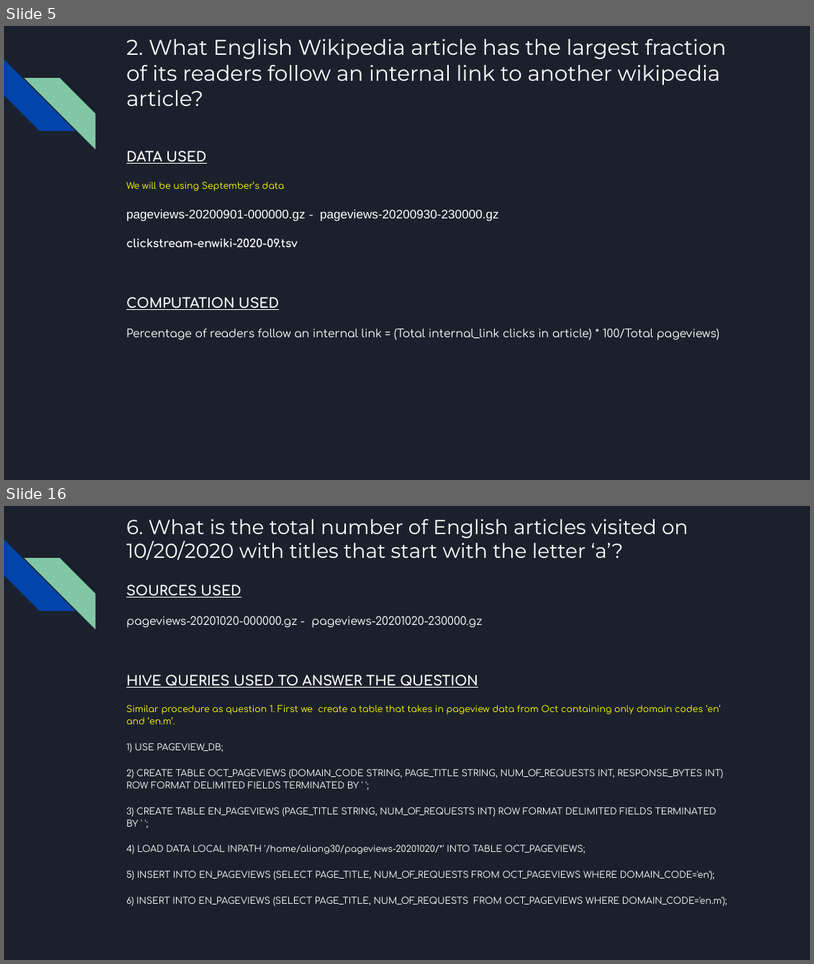
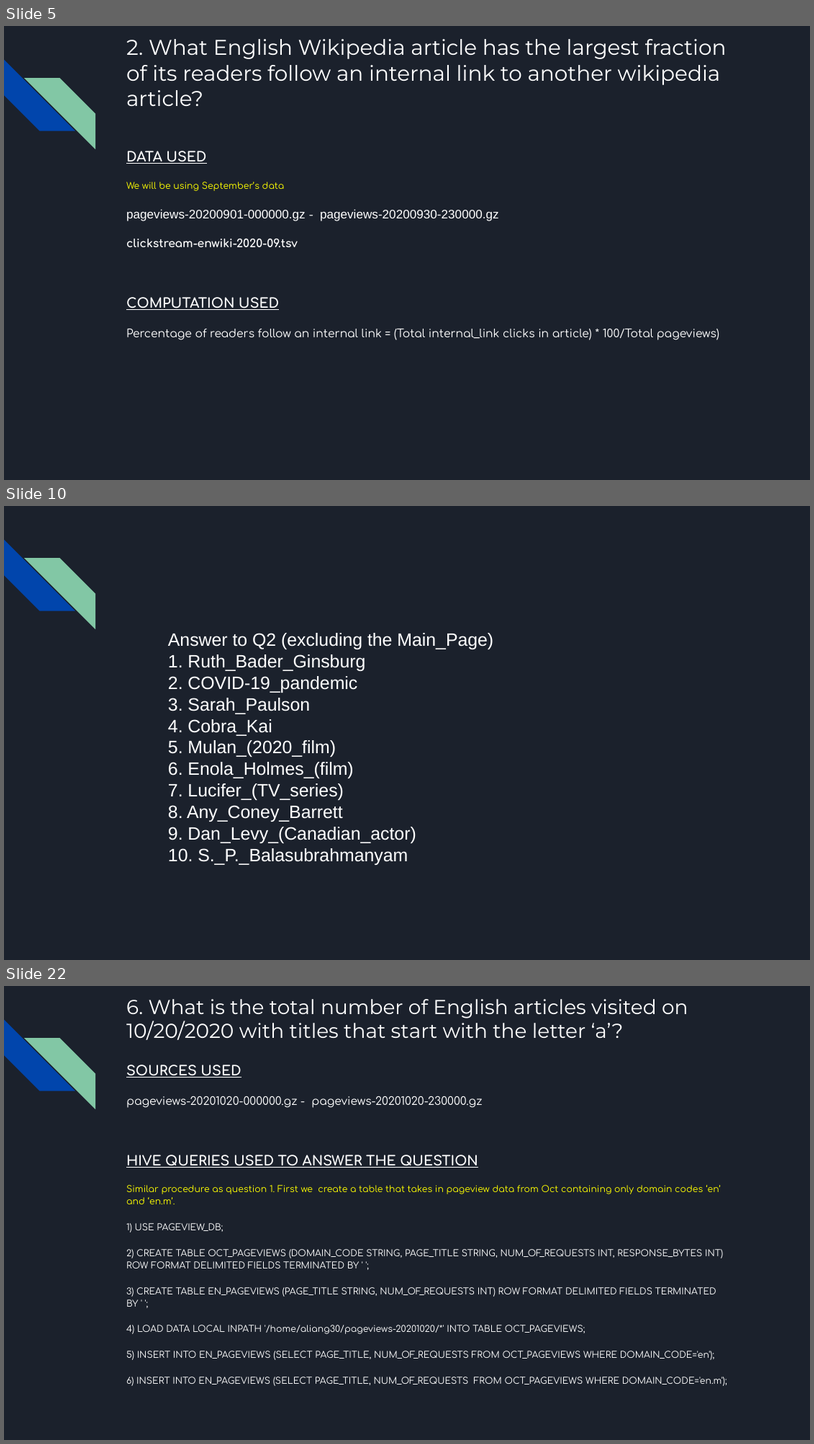
Before and after one commit to AlanLiang1/Project_1, a slide deck: P1 Presentation.pptx. Shown one above the other, each under a label of ours: slides 5 and 16 before the commit, slides 5, 10 and 22 after it; the slides between them are not shown. The pictures are 814x964 and 814x1444 pixels, drawn with LibreOffice and Linux fonts; fonts in the diff are those of the drawing. Boxes give left, top, right and bottom in pixels: in the first picture for what was removed or moved away, otherwise in the second. Text is boxed around its words. In the diff, an @@ line names an element or a change of style, - is before the commit and + after.

```diff
--- a/P1 Presentation.pptx
+++ b/P1 Presentation.pptx
@@ slide 10 added at [4, 506, 810, 960], background #1B212C; not listed: 2 template elements that a slide beside it also shows @@
@@ text added at [168, 633, 494, 865], 16 pt, text #FFFFFF @@
+Answer to Q2 (excluding the Main_Page)
+1. Ruth_Bader_Ginsburg
+2. COVID-19_pandemic
+3. Sarah_Paulson
+4. Cobra_Kai
+5. Mulan_(2020_film)
+6. Enola_Holmes_(film)
+7. Lucifer_(TV_series)
+8. Any_Coney_Barrett
+9. Dan_Levy_(Canadian_actor)
+10. S._P._Balasubrahmanyam
@@ what was slide 16 is now slide 22 @@
```
Also in this commit, not shown: 15 slides changed, 5 other slides added, 1 other file.
